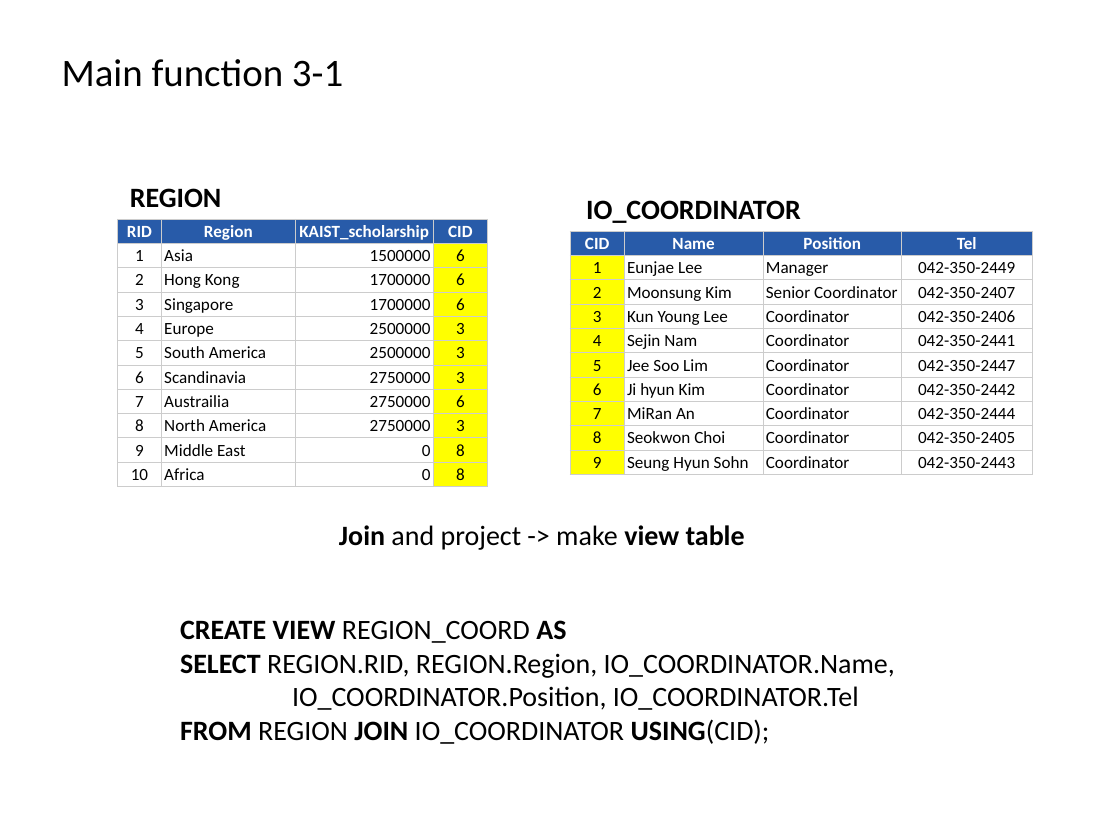
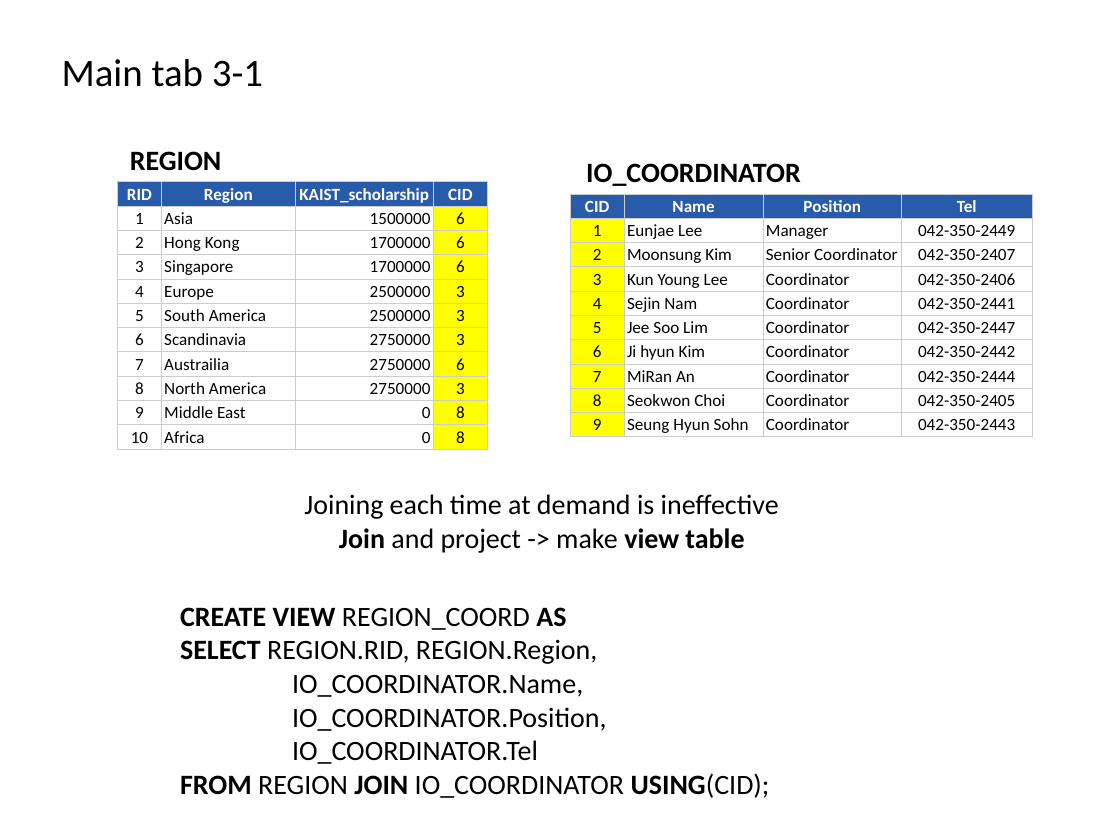
Before and after one commit to hy2850/CS360-HOEP-Project, a slide deck: slide 27 of v20181202 Final Presentation.pptx. Drawn at 1120x840 pixels with LibreOffice and Linux fonts; fonts in the diff are those of the drawing. Boxes give left, top, right and bottom in pixels: in the first picture for what was removed or moved away, otherwise in the second. Text is boxed around its words. In the diff, an @@ line names an element or a change of style, - is before the commit and + after.

```diff
--- a/v20181202 Final Presentation.pptx
+++ b/v20181202 Final Presentation.pptx
@@ text at [62, 59, 263, 87]: text changed @@
-Main function 3-1
+Main tab 3-1
@@ 2 texts, 1 table: place and size @@
-2 texts, 1 table at [130, 188, 1033, 475]
+2 texts, 1 table at [130, 151, 1033, 437]
@@ table: place and size @@
-table at [118, 220, 487, 486]
+table at [118, 181, 487, 448]
@@ text "Joining each time at demand ...": place and size @@
-text "Joining each time at demand ..." at [339, 525, 745, 550]
+text "Joining each time at demand ..." at [304, 494, 779, 553]
@@ text at [304, 494, 779, 519]: paragraph added @@
+Joining each time at demand is ineffective
@@ text "CREATE VIEW REGION_COORD AS": place and size @@
-text "CREATE VIEW REGION_COORD AS" at [180, 620, 895, 744]
+text "CREATE VIEW REGION_COORD AS" at [180, 607, 770, 798]
@@ text at [180, 639, 606, 764]: text changed @@
-SELECT REGION.RID, REGION.Region, IO_COORDINATOR.Name,
-IO_COORDINATOR.Position, IO_COORDINATOR.Tel
+SELECT REGION.RID, REGION.Region,
+IO_COORDINATOR.Name,
+IO_COORDINATOR.Position,
+IO_COORDINATOR.Tel
```
Also in this commit, not shown: 22 other slides changed, 3 other files.
